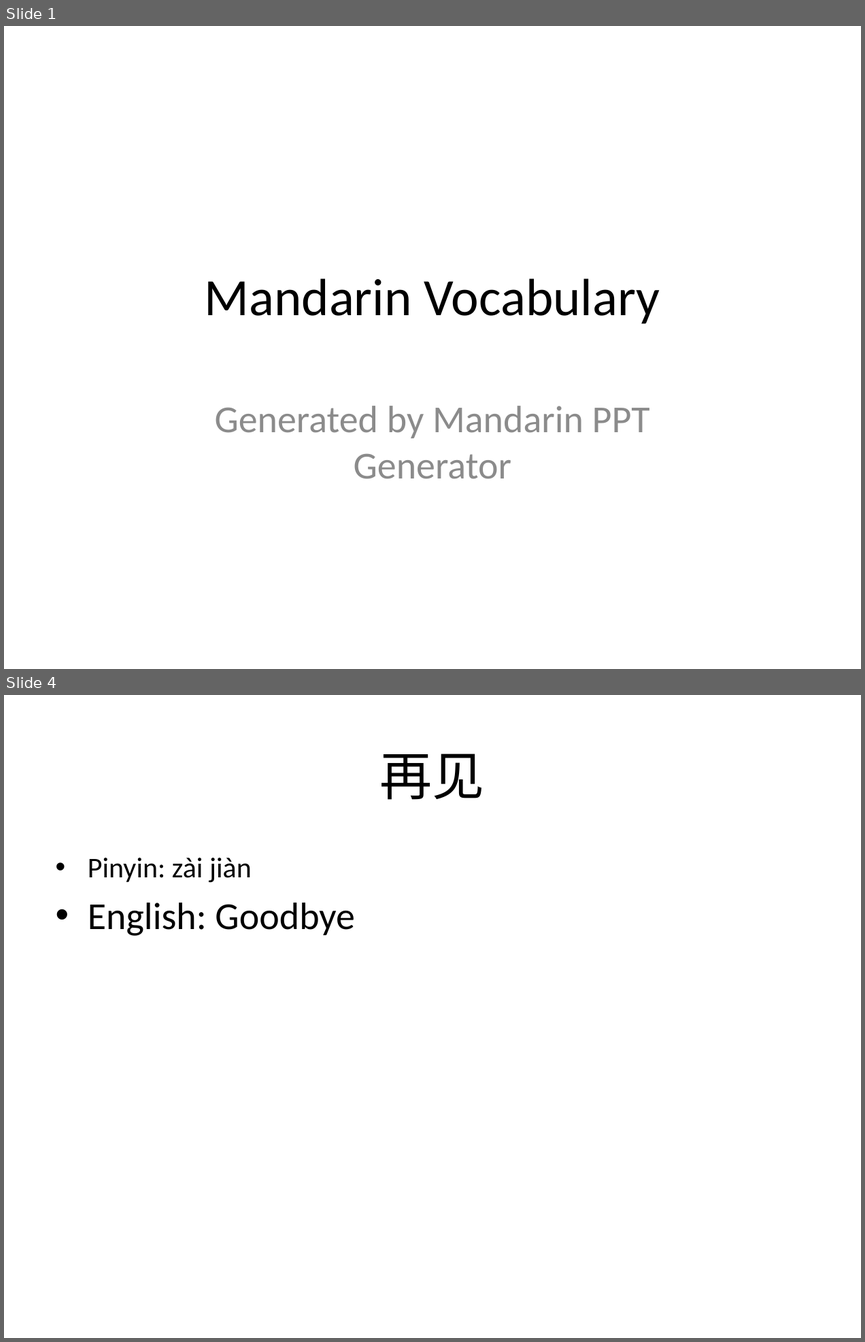
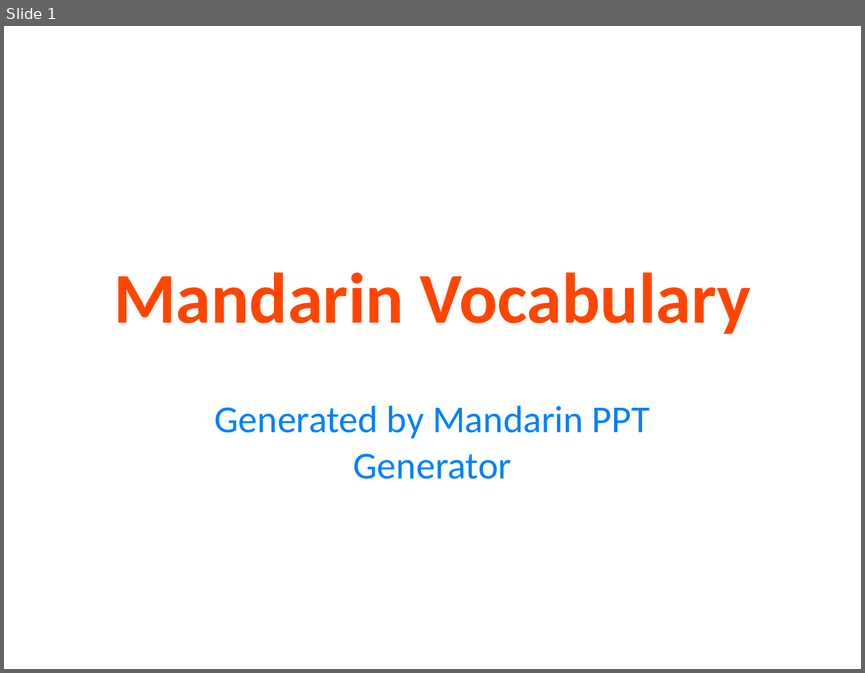
Before and after one commit to t1anzn/Mandarin-PPT-Generator, a slide deck: Mandarin_Vocabulary_PPT.pptx. Shown one above the other, each under a label of ours: slides 1 and 4 before the commit, slide 1 after it; the slides between them are not shown. The pictures are 865x1342 and 865x673 pixels, drawn with LibreOffice and Linux fonts; fonts in the diff are those of the drawing. Boxes give left, top, right and bottom in pixels: in the first picture for what was removed or moved away, otherwise in the second. Text is boxed around its words. In the diff, an @@ line names an element or a change of style, - is before the commit and + after.

```diff
--- a/Mandarin_Vocabulary_PPT.pptx
+++ b/Mandarin_Vocabulary_PPT.pptx
@@ slide 4 removed at [4, 695, 861, 1338], background #FFFFFF @@
@@ title removed at [380, 753, 485, 800] @@
-再见
@@ text removed at [88, 858, 354, 936] @@
-• Pinyin: zài jiàn
-• English: Goodbye
@@ slide 1 changed as well @@
@@ title "Mandarin Vocabulary" at [113, 272, 751, 334]: size 44 to 60 pt, text colour #000000 to #FF4500, bold on @@
@@ subtitle "Generated by Mandarin PPT Generator" at [215, 405, 650, 479]: text colour #8C8C8C to #0080FF @@
```
Also in this commit, not shown: 15 slides added, 2 other slides removed, 22 other files.
